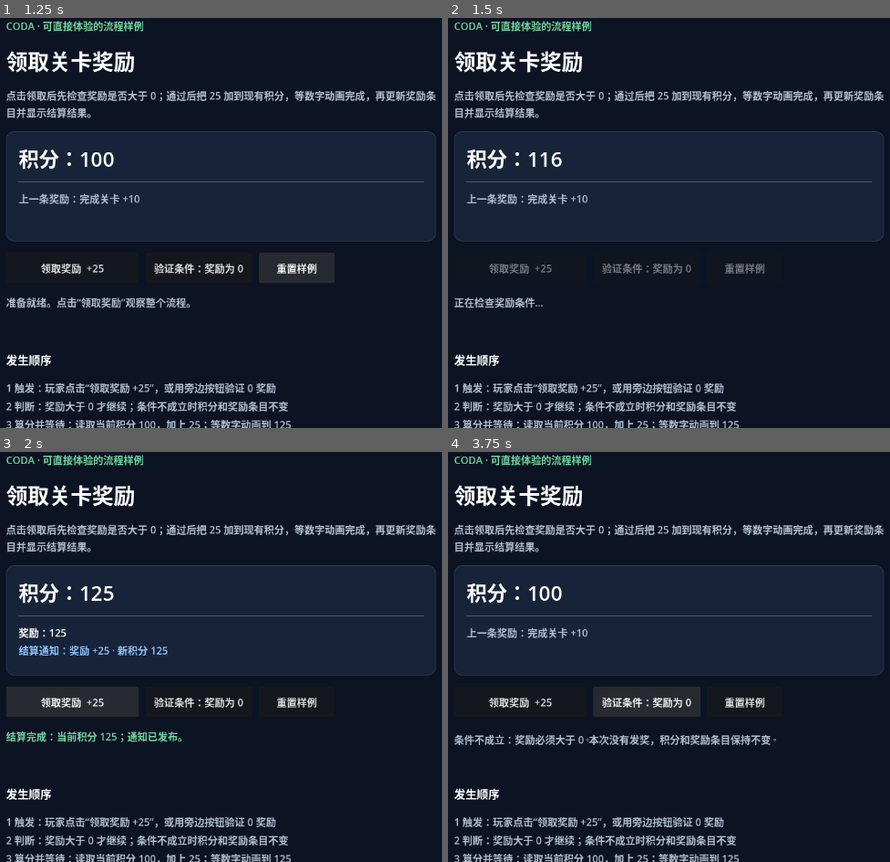
Above: before the commit, frames 1-4 (two rows, left to right).
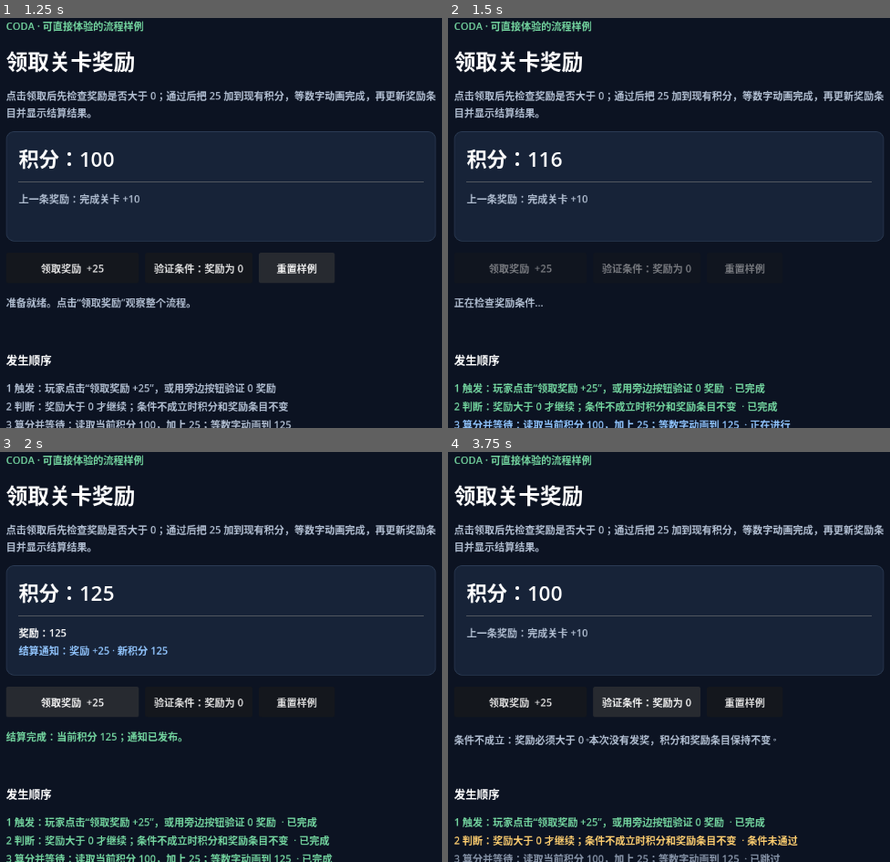
Above: after the commit, the same moments.

Repository: guileen/godot-coda-engine
Game: Godot game, scene res://demos/reward-flow/reward-flow.tscn
Two runs of this game, one before a commit and one after it. Both use one fixed random seed, a clock stepped at 60 frames per second and the inputs below.
Inputs:
- Up to frame 1 (1.25 s): click "重置样例" at 0.5 s
- Up to frame 2 (1.5 s): click "领取奖励 +25" at 1.25 s
- Up to frame 3 (2 s): no input
- Up to frame 4 (3.75 s): tap Enter at 2 s; hold D 2.03-2.75 s; tap I at 2.1 s; click "重置样例" at 2.75 s; click "验证条件：奖励为 0" at 3.5 s

Frame 1 is identical in both runs. In frame 2, 2.2% of the frame differs, in the area x 1-78%, y 89-100%; in frame 3, 2.3%; in frame 4, 2.4%, in the area x 1-80%, y 89-100%.

Commit message:
Clarify event drafts and reward flow progress

Diff:
--- a/demos/reward-flow/reward-flow-demo.gd
+++ b/demos/reward-flow/reward-flow-demo.gd
@@ -13,6 +13,7 @@
 var reward_button: Button
 var zero_reward_button: Button
 var reset_button: Button
+var _flow_step_labels: Array[Label] = []
 var _running := false
 var received_payload: Dictionary = {}
 var reward_runner: GSEOS_RewardEventRunner
@@ -115,9 +116,32 @@
 	]:
 		var step := Label.new()
 		step.text = step_text
+		step.set_meta("base_text", step_text)
 		step.autowrap_mode = TextServer.AUTOWRAP_WORD_SMART
 		step.add_theme_color_override("font_color", Color("b2bfd2"))
 		flow_steps.add_child(step)
+		_flow_step_labels.append(step)
+	_set_flow_progress(0)
+
+func _set_flow_progress(completed_count: int, active_index := -1, failed_index := -1) -> void:
+	for index in _flow_step_labels.size():
+		var step := _flow_step_labels[index]
+		var base_text := String(step.get_meta("base_text", ""))
+		if index < completed_count:
+			step.text = "%s  · 已完成" % base_text
+			step.add_theme_color_override("font_color", _accent)
+		elif index == active_index:
+			step.text = "%s  · 正在进行" % base_text
+			step.add_theme_color_override("font_color", Color("92c6ff"))
+		elif index == failed_index:
+			step.text = "%s  · 条件未通过" % base_text
+			step.add_theme_color_override("font_color", Color("ffcf70"))
+		elif failed_index >= 0 and index > failed_index:
+			step.text = "%s  · 已跳过" % base_text
+			step.add_theme_color_override("font_color", Color("8996aa"))
+		else:
+			step.text = base_text
+			step.add_theme_color_override("font_color", Color("b2bfd2"))
 
 func _claim_reward(reward: int) -> void:
 	if event_registry == null or not is_instance_valid(hud):
@@ -127,10 +151,13 @@
 	reset_button.disabled = true
 	_running = true
 	status_label.text = "正在检查奖励条件…"
+	_set_flow_progress(1, 1)
 	var handle := event_registry.start("ui.reward.apply", {"reward": reward, "target_hud": hud}, hud)
 	handle.completed.connect(_on_reward_completed)
 	if handle.status != GSEOS_RunHandle.Status.RUNNING and handle.status != GSEOS_RunHandle.Status.WAITING:
 		_on_reward_completed(handle.result)
+	elif handle.status == GSEOS_RunHandle.Status.WAITING:
+		_set_flow_progress(2, 2)
 
 func _on_reward_completed(result: Dictionary) -> void:
 	reward_button.disabled = false
@@ -141,12 +168,15 @@
 	var value: Dictionary = value_result if value_result is Dictionary else {}
 	if result.get("status") == "COMPLETED":
 		if value.is_empty():
+			_set_flow_progress(1, -1, 1)
 			status_label.text = "条件不成立：奖励必须大于 0。本次没有发奖，积分和奖励条目保持不变。"
 			status_label.add_theme_color_override("font_color", Color("b2bfd2"))
 		else:
+			_set_flow_progress(_flow_step_labels.size())
 			status_label.text = "结算完成：当前积分 %s；通知已发布。" % value.get("score", "?")
 			status_label.add_theme_color_override("font_color", _accent)
 	else:
+		_set_flow_progress(1, 1)
 		status_label.text = "结算未完成：%s" % result.get("reason", result.get("status", "未知原因"))
 		status_label.add_theme_color_override("font_color", Color("ff8e8e"))
 
@@ -172,6 +202,7 @@
 	reward_history.add_child(old_row)
 	status_label.text = "准备就绪。点击“领取奖励”观察整个流程。"
 	status_label.add_theme_color_override("font_color", Color("b2bfd2"))
+	_set_flow_progress(0)
 	reward_button.disabled = false
 	zero_reward_button.disabled = false
 	received_payload = {}
--- a/tests/integration/event_dock_smoke.gd
+++ b/tests/integration/event_dock_smoke.gd
@@ -130,7 +130,10 @@
 		for command_index in dock._command_select.item_count:
 			if String(dock._command_select.get_item_metadata(command_index)) == "let":
 				dock._command_select.select(command_index)
+				dock._update_command_description()
 				break
+		if not dock._command_description.text.contains("新结果"):
+			failures.append("step picker did not explain the selected step in plain language")
 		dock._insert_draft_node()
 		if dock._draft_asset.root.size() != 1 or not dock._draft_asset.root[0].get("draft", false):
 			failures.append("Event Dock did not create an in-memory draft node")
@@ -138,6 +141,12 @@
 			failures.append("New draft step did not open its settings page")
 		if dock._let_name_edit == null or dock._let_expression_edit == null or not dock._let_expression_edit.placeholder_text.contains("1 + 2"):
 			failures.append("New calculation draft did not explain what to enter")
+		var draft_has_next_action := false
+		for inspector_child in dock._inspector.get_children():
+			if inspector_child is Label and inspector_child.text.contains("给结果起名"):
+				draft_has_next_action = true
+		if not draft_has_next_action:
+			failures.append("calculation draft did not explain its next action")
 		if not dock._selected_asset.root.is_empty():
 			failures.append("draft insertion changed the committed asset")
 		var invalid_slot := dock._append_to_slot(dock._selected_asset.duplicate(true), {"parent_id": "missing", "slot": "then"}, {"node_id": "bad", "command_id": "let"})
--- a/tests/integration/reward_flow_demo_smoke.gd
+++ b/tests/integration/reward_flow_demo_smoke.gd
@@ -34,6 +34,10 @@
 			failures.append("new reward row did not show the resulting score; actual=%s" % (demo.reward_history.get_child(0) as Label).text)
 		if not (demo.reward_history.get_child(1) as Label).text.contains("奖励 +25"):
 			failures.append("settlement notification did not report the claimed reward")
+	for step in demo._flow_step_labels:
+		if not step.text.contains("已完成"):
+			failures.append("reward demo did not mark its completed flow steps")
+			break
 
 	demo.reset_button.pressed.emit()
 	await process_frame
@@ -45,6 +49,11 @@
 		failures.append("zero reward incorrectly replaced the previous reward")
 	if not demo.status_label.text.contains("条件不成立"):
 		failures.append("zero reward did not explain that the condition skipped the flow")
+	if demo._flow_step_labels.size() == 5:
+		if not demo._flow_step_labels[1].text.contains("条件未通过"):
+			failures.append("zero reward did not mark the condition branch as failed")
+		if not demo._flow_step_labels[2].text.contains("已跳过") or not demo._flow_step_labels[4].text.contains("已跳过"):
+			failures.append("zero reward did not show that later flow steps were skipped")
 	if failures.is_empty():
 		print("Reward flow demo smoke passed")
 		quit(0)
Not shown, changed: addons/gseos/editor/event_dock.gd
Not shown, changed: docs/yami-ux-interaction-reference.md
